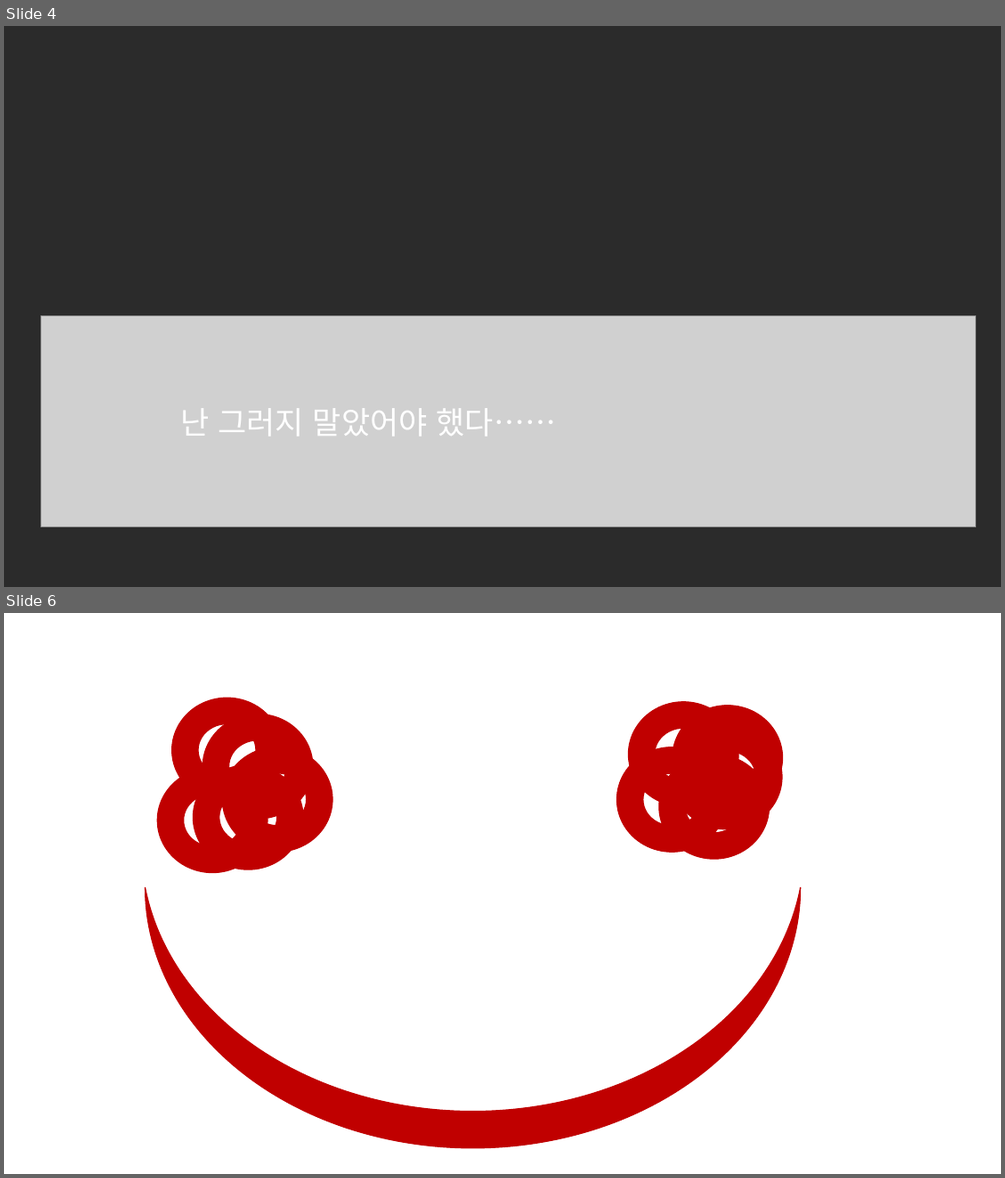
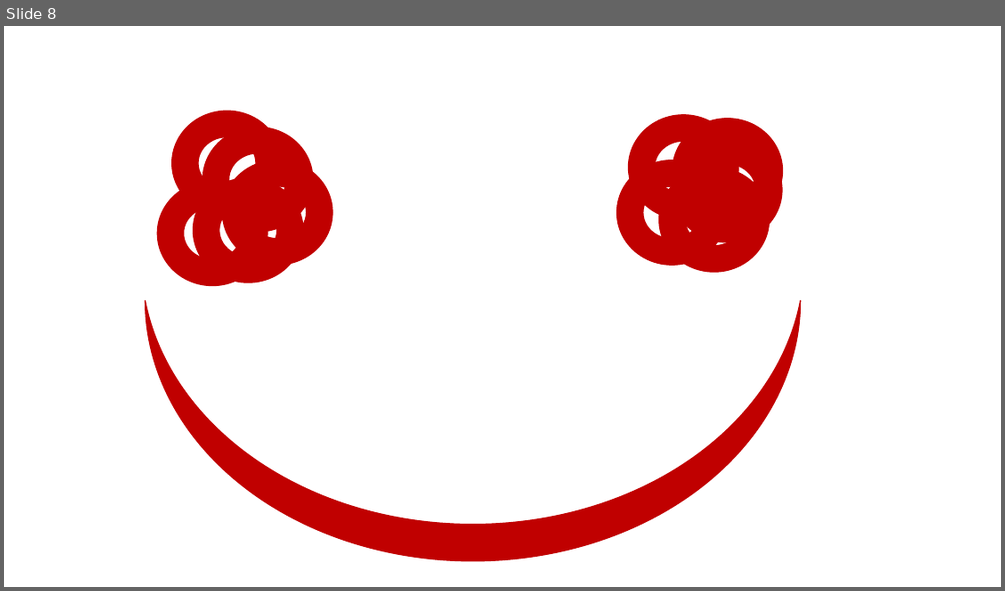
Before and after one commit to Dev-YoonLim/2DGP_YJW, a slide deck: Game_Project/ch1/작업용 PPT3.pptx. Shown one above the other, each under a label of ours: slides 4 and 6 before the commit, slide 8 after it; the slides between them are not shown. The pictures are 1005x1178 and 1005x591 pixels, drawn with LibreOffice and Linux fonts; fonts in the diff are those of the drawing; grey boxes stand for pictures; background and template pictures are left out; a plain dark background stands for a picture behind light text. Boxes give left, top, right and bottom in pixels: in the first picture for what was removed or moved away, otherwise in the second. Text is boxed around its words. In the diff, an @@ line names an element or a change of style, - is before the commit and + after.

```diff
--- a/Game_Project/ch1/작업용 PPT3.pptx
+++ b/Game_Project/ch1/작업용 PPT3.pptx
@@ slide 4 removed at (4, 26, 1001, 587), background picture (left out) @@
@@ picture removed at (41, 316, 976, 527) @@
@@ text removed at (181, 408, 556, 435) @@
-난 그러지 말았어야 했다……
@@ what was slide 6 is now slide 8 @@
```
Also in this commit, not shown: 2 slides changed, 5 slides added, 2 other slides removed, 10 other files.
